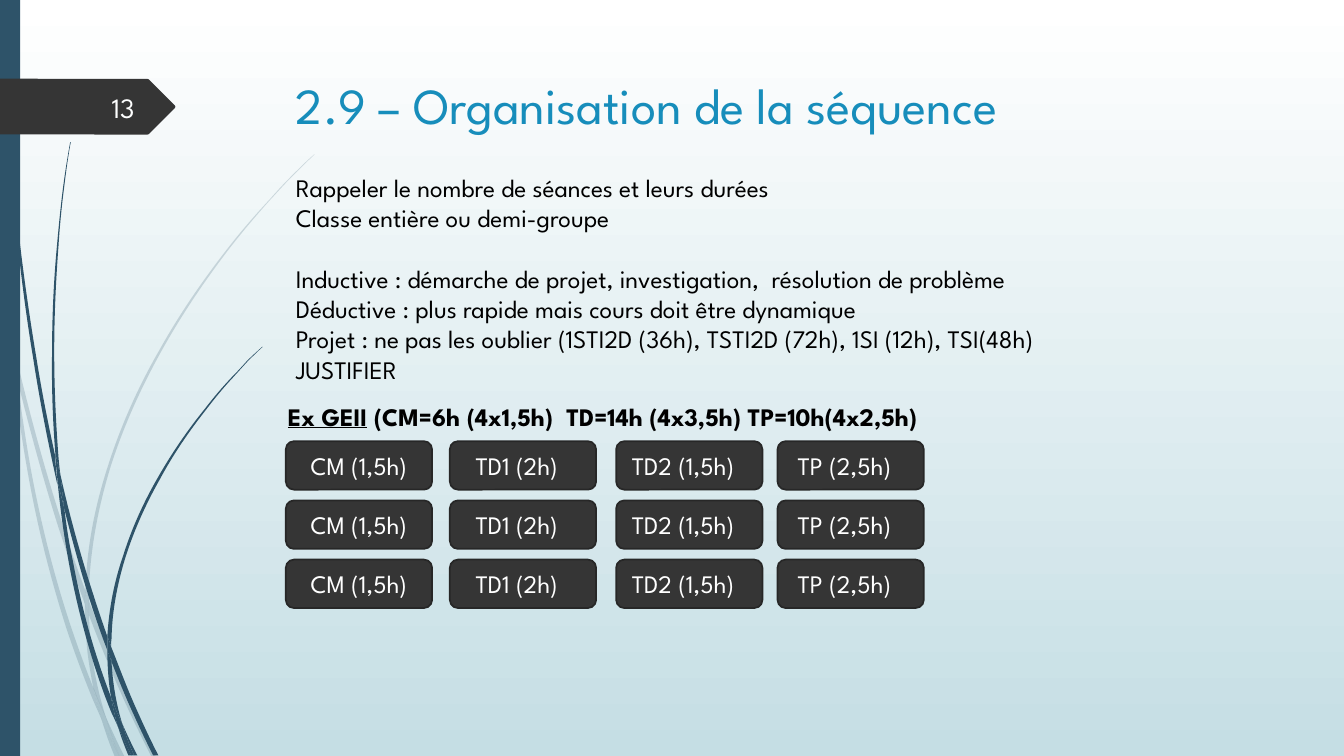
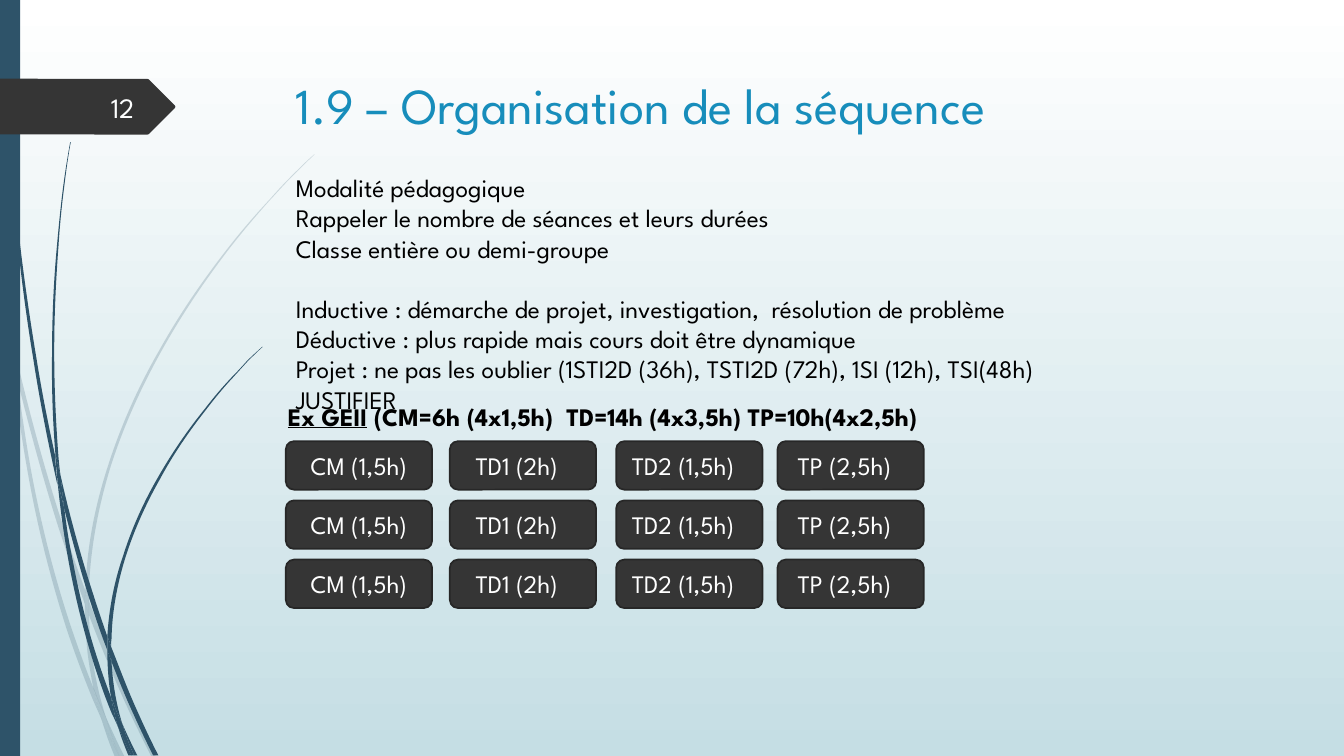
Before and after one commit to SdeuxiModeles/Modeles, a slide deck: slide 12 of NGEN.pptx (slide 13 before the commit). Drawn at 1344x756 pixels with LibreOffice and Linux fonts; fonts in the diff are those of the drawing. Boxes give left, top, right and bottom in pixels: in the first picture for what was removed or moved away, otherwise in the second. Text is boxed around its words. In the diff, an @@ line names an element or a change of style, - is before the commit and + after.

```diff
--- a/NGEN.pptx
+++ b/NGEN.pptx
@@ title at (x1=296, y1=89, x2=985, y2=135): text changed @@
-2.9 – Organisation de la séquence
+1.9 – Organisation de la séquence
@@ page number at (x1=111, y1=99, x2=135, y2=118): text changed @@
-13
+12
@@ text at (x1=296, y1=179, x2=525, y2=203): paragraph added @@
+Modalité pédagogique
```
Also in this commit, not shown: 15 other slides changed, 1 other file.
